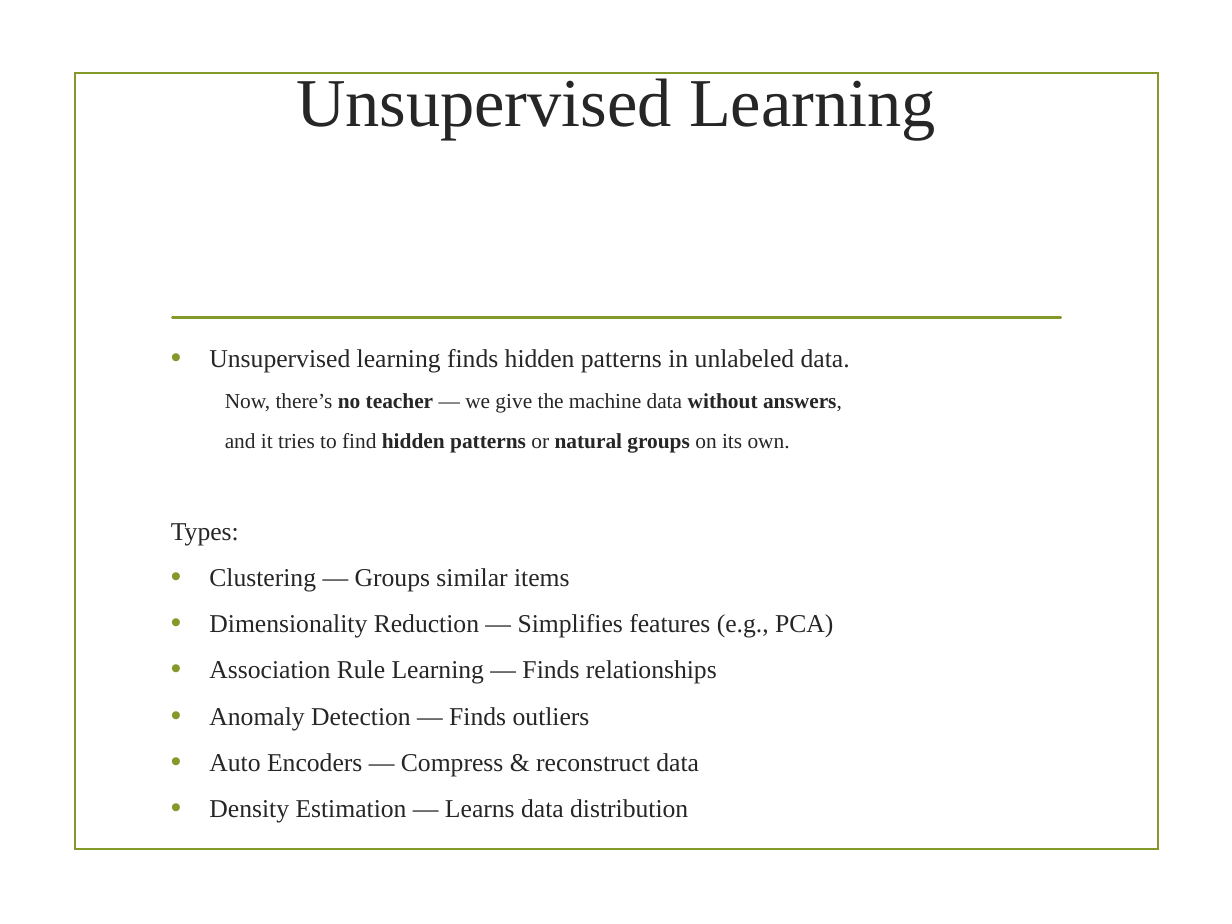
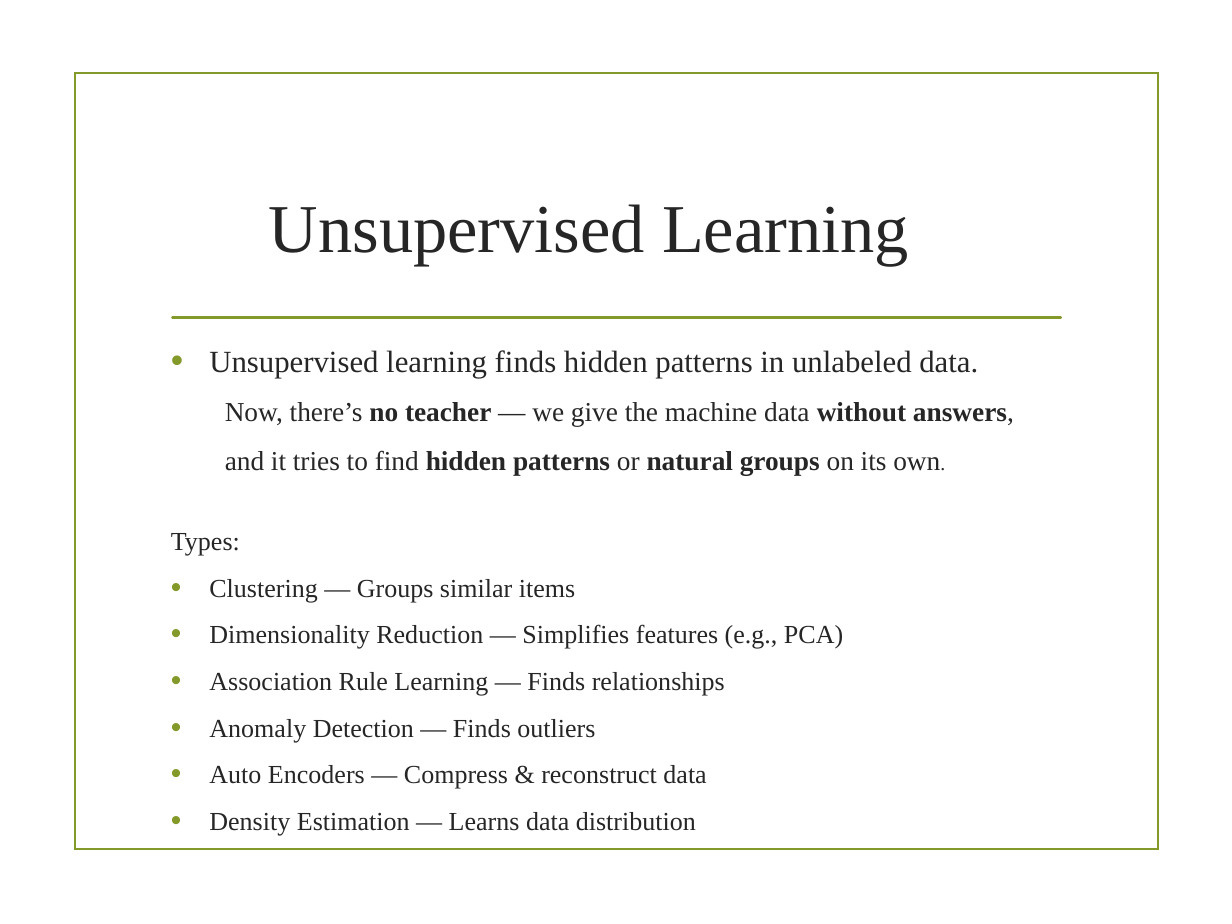
Before and after one commit to gecezeeshan/QuickRef, a slide deck: slide 8 of DataScience/Machine_Learning_Overview.pptx (slide 7 before the commit). Drawn at 1232x924 pixels with LibreOffice and Linux fonts; fonts in the diff are those of the drawing; background and template pictures are left out. Boxes give left, top, right and bottom in pixels: in the first picture for what was removed or moved away, otherwise in the second. Text is boxed around its words. In the diff, an @@ line names an element or a change of style, - is before the commit and + after.

```diff
--- a/DataScience/Machine_Learning_Overview.pptx
+++ b/DataScience/Machine_Learning_Overview.pptx
@@ title "Unsupervised Learning" rewrapped from [296, 72, 936, 139] to [269, 204, 909, 266] @@
@@ text "Unsupervised learning finds hidden patterns ..." at [171, 350, 1014, 789]: size 15 to 18 pt in "Unsupervised learning finds hidden patterns in unlabeled ..."; size 12.5 to 16 pt in "Now, there’s no teacher — we give ...", "and it tries to find hidden patterns ..."; size 12.5 to 11.6 pt in "own."; size 15 to 15.2 pt in "Types:", "Clustering — Groups similar items", "Dimensionality Reduction — Simplifies features (e.g., PCA)", "Association Rule Learning — Finds relationships" and 3 more places; alignment left to justified @@
```
Also in this commit, not shown: 4 other slides changed, 13 slides added, 1 slide removed, 4 other files.
